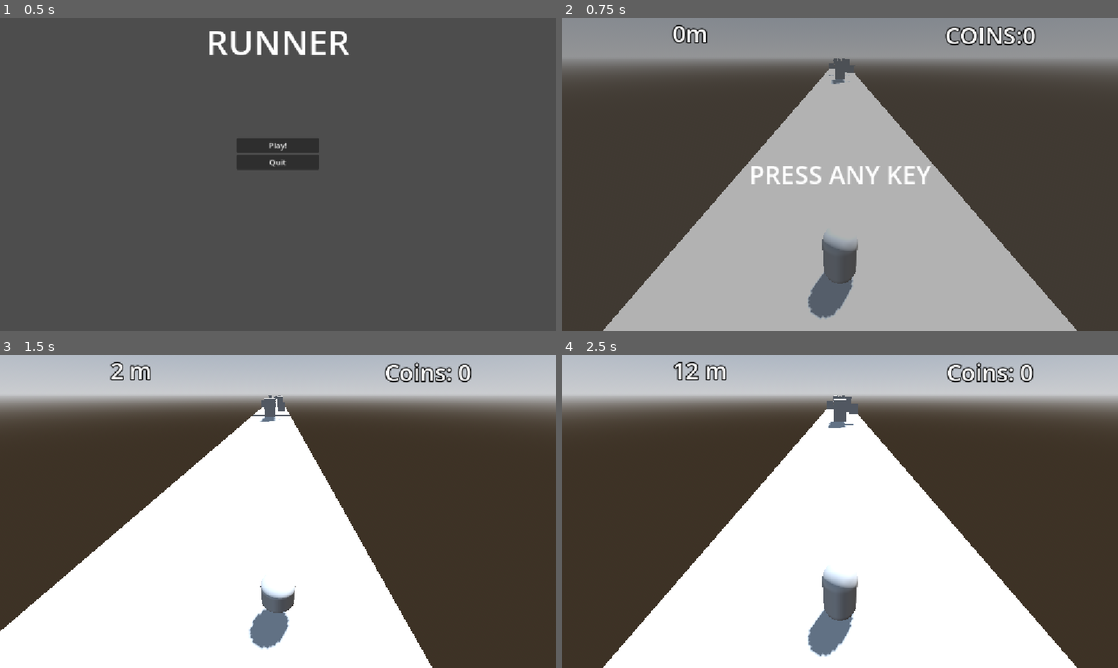
Above: before the commit, frames 1-4 (two rows, left to right).
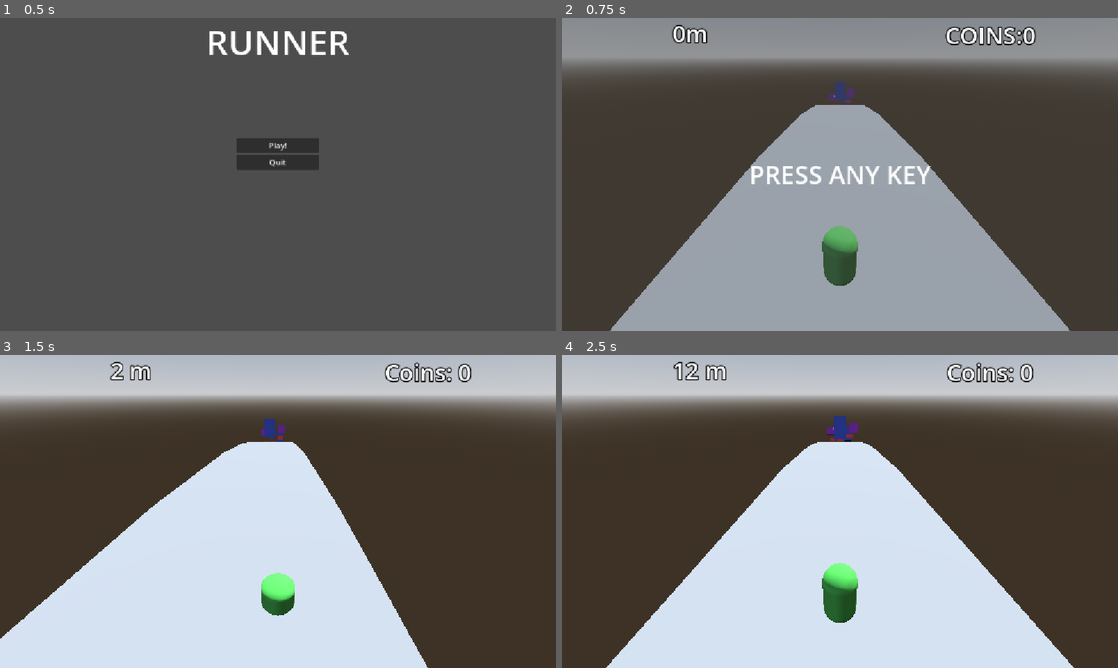
Above: after the commit, the same moments.

Repository: BorjaLia/Runner
Game: Godot game, scene res://scenes/main_menu.tscn
The game is run twice, just before and just after one commit, with the same random seed, the same clock (stepped at 60 frames per second) and the same inputs.
Inputs (mouse positions are in pixels of both pictures, inside the frame that each line leads up to):
- Up to frame 1 (0.5 s): no input
- Up to frame 2 (0.75 s): click "Play!" at 0.5 s
- Up to frame 3 (1.5 s): tap Enter at 1.25 s; move the mouse to (400, 495) at 1.27 s; hold Right (move_right) from 1.28 s (still down); tap Down (roll) at 1.35 s; click (400, 495) at 1.42 s
- Up to frame 4 (2.5 s): tap Up (jump) at 1.52, 1.55, 1.82, 2.1, 2.27 s; move the mouse to (728, 527) at 2.02 s; release Right (move_right) at 2.03 s; hold Left (move_left) from 2.03 s (still down); tap Down (roll) at 2.3 s

Frame 1 is identical in both runs. In frame 2, 20% of the frame differs, in the area x 7-93%, y 12-100%; in frame 3, 37%; in frame 4, 37%.

Commit message:
add world curve shader

Diff:
--- a/project.godot
+++ b/project.godot
@@ -56,3 +56,10 @@
 
 renderer/rendering_method="gl_compatibility"
 renderer/rendering_method.mobile="gl_compatibility"
+
+[shader_globals]
+
+world_curve={
+"type": "float",
+"value": 0.002
+}
--- a/scenes/coin.tscn
+++ b/scenes/coin.tscn
@@ -1,9 +1,15 @@
-[gd_scene load_steps=4 format=3 uid="uid://cr0oko0j4cbxu"]
+[gd_scene load_steps=6 format=3 uid="uid://cr0oko0j4cbxu"]
 
-[ext_resource type="Script" uid="uid://y47f0mwuia2h" path="res://coin.gd" id="1_rwqht"]
+[ext_resource type="Script" uid="uid://y47f0mwuia2h" path="res://scripts/coin.gd" id="1_rwqht"]
+[ext_resource type="Shader" uid="uid://c7ivu4xxheqoh" path="res://shaders/CurvedWorld.gdshader" id="2_i64fm"]
 
 [sub_resource type="CylinderMesh" id="CylinderMesh_i64fm"]
 height = 1.0
+
+[sub_resource type="ShaderMaterial" id="ShaderMaterial_i64fm"]
+render_priority = 0
+shader = ExtResource("2_i64fm")
+shader_parameter/albedo_color = Color(0.714413, 0.66772324, 0.20228145, 1)
 
 [sub_resource type="CylinderShape3D" id="CylinderShape3D_11l1o"]
 height = 1.0
@@ -13,7 +19,9 @@
 
 [node name="MeshInstance3D" type="MeshInstance3D" parent="."]
 transform = Transform3D(1, 0, 0, 0, -4.371139e-08, -1, 0, 1, -4.371139e-08, 0, 0, 0)
+cast_shadow = 0
 mesh = SubResource("CylinderMesh_i64fm")
+surface_material_override/0 = SubResource("ShaderMaterial_i64fm")
 
 [node name="CollisionShape3D" type="CollisionShape3D" parent="."]
 transform = Transform3D(1, 0, 0, 0, -4.371139e-08, -1, 0, 1, -4.371139e-08, 0, 0, 0)
--- /dev/null
+++ b/scenes/game_over_menu.tscn
@@ -0,0 +1,68 @@
+[gd_scene load_steps=3 format=3 uid="uid://bl1av3bt4emxs"]
+
+[ext_resource type="Script" uid="uid://dy1ou0yxyh0nt" path="res://scripts/game_over_menu.gd" id="1_6ebp1"]
+
+[sub_resource type="LabelSettings" id="LabelSettings_cwb3k"]
+font_size = 72
+
+[node name="GameOverMenu" type="CanvasLayer"]
+process_mode = 3
+script = ExtResource("1_6ebp1")
+
+[node name="Control" type="Control" parent="."]
+layout_mode = 3
+anchors_preset = 15
+anchor_right = 1.0
+anchor_bottom = 1.0
+grow_horizontal = 2
+grow_vertical = 2
+
+[node name="ColorRect" type="ColorRect" parent="Control"]
+layout_mode = 1
+anchors_preset = 15
+anchor_right = 1.0
+anchor_bottom = 1.0
+grow_horizontal = 2
+grow_vertical = 2
+color = Color(0.26666668, 0.26666668, 0.26666668, 0.4117647)
+
+[node name="VBoxContainer" type="VBoxContainer" parent="Control"]
+layout_mode = 1
+anchors_preset = 8
+anchor_left = 0.5
+anchor_top = 0.5
+anchor_right = 0.5
+anchor_bottom = 0.5
+offset_left = -20.0
+offset_top = -20.0
+offset_right = 20.0
+offset_bottom = 20.0
+grow_horizontal = 2
+grow_vertical = 2
+
+[node name="TitleLabel" type="Label" parent="Control/VBoxContainer"]
+layout_mode = 2
+text = "GAME OVER!
+"
+label_settings = SubResource("LabelSettings_cwb3k")
+horizontal_alignment = 1
+
+[node name="ScoreLabel" type="Label" parent="Control/VBoxContainer"]
+layout_mode = 2
+text = "Distance:0m"
+horizontal_alignment = 1
+
+[node name="CoinLabel" type="Label" parent="Control/VBoxContainer"]
+layout_mode = 2
+text = "Coins:0
+"
+horizontal_alignment = 1
+
+[node name="RetryButton" type="Button" parent="Control/VBoxContainer"]
+layout_mode = 2
+text = "Retry"
+
+[node name="MenuButton" type="Button" parent="Control/VBoxContainer"]
+layout_mode = 2
+text = "Menu
+"
--- a/scenes/main_game.tscn
+++ b/scenes/main_game.tscn
@@ -1,10 +1,11 @@
-[gd_scene load_steps=9 format=3 uid="uid://1dqu0fq0y7tr"]
+[gd_scene load_steps=10 format=3 uid="uid://1dqu0fq0y7tr"]
 
-[ext_resource type="Script" uid="uid://p7ltkjqv2ia6" path="res://scripts/LevelGenerator.gd" id="1_d2op2"]
+[ext_resource type="Script" uid="uid://p7ltkjqv2ia6" path="res://scripts/MainGame.gd" id="1_d2op2"]
 [ext_resource type="PackedScene" uid="uid://cm0jg7fhcv3bn" path="res://scenes/player.tscn" id="1_s3esy"]
 [ext_resource type="PackedScene" uid="uid://dcf6qq4idqdvc" path="res://scenes/track_segment.tscn" id="2_0rdsr"]
 [ext_resource type="PackedScene" uid="uid://c8adc4vjcpqsb" path="res://scenes/pause_menu.tscn" id="3_ipu61"]
 [ext_resource type="PackedScene" uid="uid://bcycrwy12frmi" path="res://scenes/hud.tscn" id="4_0rdsr"]
+[ext_resource type="PackedScene" uid="uid://bl1av3bt4emxs" path="res://scenes/game_over_menu.tscn" id="6_ygxny"]
 
 [sub_resource type="ProceduralSkyMaterial" id="ProceduralSkyMaterial_d2op2"]
 sky_horizon_color = Color(0.66224277, 0.6717428, 0.6867428, 1)
@@ -34,3 +35,5 @@
 [node name="Player" parent="." instance=ExtResource("1_s3esy")]
 
 [node name="HUD" parent="." instance=ExtResource("4_0rdsr")]
+
+[node name="GameOverMenu" parent="." instance=ExtResource("6_ygxny")]
--- a/scenes/main_menu.tscn
+++ b/scenes/main_menu.tscn
@@ -1,6 +1,6 @@
 [gd_scene load_steps=3 format=3 uid="uid://cxhgv1lbjn5ib"]
 
-[ext_resource type="Script" uid="uid://6no3yedmgxq3" path="res://main_menu.gd" id="1_l6cm7"]
+[ext_resource type="Script" uid="uid://6no3yedmgxq3" path="res://scripts/main_menu.gd" id="1_l6cm7"]
 
 [sub_resource type="LabelSettings" id="LabelSettings_ekxnf"]
 font_size = 72
--- a/scenes/obstacle_barrier.tscn
+++ b/scenes/obstacle_barrier.tscn
@@ -1,7 +1,14 @@
-[gd_scene load_steps=3 format=3 uid="uid://cw8du612igvjn"]
+[gd_scene load_steps=5 format=3 uid="uid://cw8du612igvjn"]
+
+[ext_resource type="Shader" uid="uid://c7ivu4xxheqoh" path="res://shaders/CurvedWorld.gdshader" id="1_kbivc"]
 
 [sub_resource type="BoxMesh" id="BoxMesh_cljjd"]
 size = Vector3(2, 1, 0.5)
+
+[sub_resource type="ShaderMaterial" id="ShaderMaterial_1o0ba"]
+render_priority = 0
+shader = ExtResource("1_kbivc")
+shader_parameter/albedo_color = Color(0.88134205, 0.29073507, 0.31676307, 1)
 
 [sub_resource type="BoxShape3D" id="BoxShape3D_kbivc"]
 size = Vector3(2, 1, 0.5)
@@ -10,7 +17,9 @@
 
 [node name="MeshInstance3D" type="MeshInstance3D" parent="."]
 transform = Transform3D(1, 0, 0, 0, 1, 0, 0, 0, 1, 0, 0.5, 0)
+cast_shadow = 0
 mesh = SubResource("BoxMesh_cljjd")
+surface_material_override/0 = SubResource("ShaderMaterial_1o0ba")
 
 [node name="CollisionShape3D" type="CollisionShape3D" parent="."]
 transform = Transform3D(1, 0, 0, 0, 1, 0, 0, 0, 1, 0, 0.5, 0)
--- a/scenes/obstacle_high.tscn
+++ b/scenes/obstacle_high.tscn
@@ -1,7 +1,14 @@
-[gd_scene load_steps=3 format=3 uid="uid://jrbkj2d0iaqt"]
+[gd_scene load_steps=5 format=3 uid="uid://jrbkj2d0iaqt"]
+
+[ext_resource type="Shader" uid="uid://c7ivu4xxheqoh" path="res://shaders/CurvedWorld.gdshader" id="1_wm2wg"]
 
 [sub_resource type="BoxMesh" id="BoxMesh_ajuda"]
 size = Vector3(2, 2, 0.5)
+
+[sub_resource type="ShaderMaterial" id="ShaderMaterial_jg4bj"]
+render_priority = 0
+shader = ExtResource("1_wm2wg")
+shader_parameter/albedo_color = Color(0.5980694, 0.23262134, 0.75504017, 1)
 
 [sub_resource type="BoxShape3D" id="BoxShape3D_wm2wg"]
 size = Vector3(2, 2, 0.5)
@@ -10,7 +17,9 @@
 
 [node name="MeshInstance3D" type="MeshInstance3D" parent="."]
 transform = Transform3D(1, 0, 0, 0, 1, 0, 0, 0, 1, 0, 2, 0)
+cast_shadow = 0
 mesh = SubResource("BoxMesh_ajuda")
+surface_material_override/0 = SubResource("ShaderMaterial_jg4bj")
 
 [node name="CollisionShape3D" type="CollisionShape3D" parent="."]
 transform = Transform3D(1, 0, 0, 0, 1, 0, 0, 0, 1, 0, 2, 0)
--- a/scenes/obstacle_train.tscn
+++ b/scenes/obstacle_train.tscn
@@ -1,7 +1,14 @@
-[gd_scene load_steps=3 format=3 uid="uid://bwomo3dd52acq"]
+[gd_scene load_steps=5 format=3 uid="uid://bwomo3dd52acq"]
+
+[ext_resource type="Shader" uid="uid://c7ivu4xxheqoh" path="res://shaders/CurvedWorld.gdshader" id="1_d3fbx"]
 
 [sub_resource type="BoxMesh" id="BoxMesh_h4ej4"]
 size = Vector3(2.5, 4, 10)
+
+[sub_resource type="ShaderMaterial" id="ShaderMaterial_y8o3x"]
+render_priority = 0
+shader = ExtResource("1_d3fbx")
+shader_parameter/albedo_color = Color(0.28148082, 0.3460244, 0.7429301, 1)
 
 [sub_resource type="BoxShape3D" id="BoxShape3D_d3fbx"]
 size = Vector3(2.5, 5, 10)
@@ -10,7 +17,9 @@
 
 [node name="MeshInstance3D" type="MeshInstance3D" parent="."]
 transform = Transform3D(1, 0, 0, 0, 1, 0, 0, 0, 1, 0, 2, 0)
+cast_shadow = 0
 mesh = SubResource("BoxMesh_h4ej4")
+surface_material_override/0 = SubResource("ShaderMaterial_y8o3x")
 
 [node name="CollisionShape3D" type="CollisionShape3D" parent="."]
 transform = Transform3D(1, 0, 0, 0, 1, 0, 0, 0, 1, 0, 1.5, 0)
--- a/scenes/pause_menu.tscn
+++ b/scenes/pause_menu.tscn
@@ -1,6 +1,6 @@
 [gd_scene load_steps=3 format=3 uid="uid://c8adc4vjcpqsb"]
 
-[ext_resource type="Script" uid="uid://bk5jw7kujpsvv" path="res://pause_menu.gd" id="1_n87rw"]
+[ext_resource type="Script" uid="uid://bk5jw7kujpsvv" path="res://scripts/pause_menu.gd" id="1_n87rw"]
 
 [sub_resource type="LabelSettings" id="LabelSettings_n87rw"]
 font_size = 52
--- a/scenes/player.tscn
+++ b/scenes/player.tscn
@@ -1,6 +1,7 @@
-[gd_scene load_steps=5 format=3 uid="uid://cm0jg7fhcv3bn"]
+[gd_scene load_steps=7 format=3 uid="uid://cm0jg7fhcv3bn"]
 
 [ext_resource type="Script" uid="uid://2kpec8ykx11u" path="res://scripts/playerController.gd" id="1_3vyb7"]
+[ext_resource type="Shader" uid="uid://c7ivu4xxheqoh" path="res://shaders/CurvedWorld.gdshader" id="2_g2els"]
 
 [sub_resource type="BoxShape3D" id="BoxShape3D_3vyb7"]
 size = Vector3(1, 2, 1)
@@ -8,6 +9,11 @@
 [sub_resource type="BoxShape3D" id="BoxShape3D_g2els"]
 
 [sub_resource type="CapsuleMesh" id="CapsuleMesh_3vyb7"]
+
+[sub_resource type="ShaderMaterial" id="ShaderMaterial_qhqgy"]
+render_priority = 0
+shader = ExtResource("2_g2els")
+shader_parameter/albedo_color = Color(0.25062445, 0.56198233, 0.23829359, 1)
 
 [node name="Player" type="CharacterBody3D"]
 transform = Transform3D(1, 0, 0, 0, 1, 0, 0, 0, 1, 0, 1, 0)
@@ -24,7 +30,9 @@
 [node name="Visuals" type="Node3D" parent="."]
 
 [node name="MeshInstance3D" type="MeshInstance3D" parent="Visuals"]
+cast_shadow = 0
 mesh = SubResource("CapsuleMesh_3vyb7")
+surface_material_override/0 = SubResource("ShaderMaterial_qhqgy")
 
 [node name="Camera3D" type="Camera3D" parent="."]
 transform = Transform3D(1, 0, 0, 0, 0.8660254, 0.5, 0, -0.5, 0.8660254, 0, 5, 4)
--- a/scenes/track_segment.tscn
+++ b/scenes/track_segment.tscn
@@ -1,13 +1,20 @@
-[gd_scene load_steps=8 format=3 uid="uid://dcf6qq4idqdvc"]
+[gd_scene load_steps=10 format=3 uid="uid://dcf6qq4idqdvc"]
 
-[ext_resource type="Script" uid="uid://bcremiwlj7skf" path="res://TrackSegment.gd" id="1_s0b40"]
+[ext_resource type="Script" uid="uid://bcremiwlj7skf" path="res://scripts/TrackSegment.gd" id="1_s0b40"]
 [ext_resource type="PackedScene" uid="uid://cw8du612igvjn" path="res://scenes/obstacle_barrier.tscn" id="2_51yx5"]
 [ext_resource type="PackedScene" uid="uid://bwomo3dd52acq" path="res://scenes/obstacle_train.tscn" id="3_l2rfu"]
 [ext_resource type="PackedScene" uid="uid://cr0oko0j4cbxu" path="res://scenes/coin.tscn" id="4_unroe"]
 [ext_resource type="PackedScene" uid="uid://jrbkj2d0iaqt" path="res://scenes/obstacle_high.tscn" id="5_l2rfu"]
+[ext_resource type="Shader" uid="uid://c7ivu4xxheqoh" path="res://shaders/CurvedWorld.gdshader" id="6_unroe"]
 
 [sub_resource type="BoxMesh" id="BoxMesh_f2wuh"]
 size = Vector3(12, 1, 20)
+
+[sub_resource type="ShaderMaterial" id="ShaderMaterial_wax37"]
+render_priority = 0
+shader = ExtResource("6_unroe")
+shader_parameter/curve_strength = 0.0010000000475
+shader_parameter/albedo_color = Color(0.44291076, 0.44291076, 0.44291073, 1)
 
 [sub_resource type="BoxShape3D" id="BoxShape3D_krt3o"]
 size = Vector3(12, 1, 20)
@@ -22,6 +29,7 @@
 [node name="FloorMesh" type="MeshInstance3D" parent="."]
 transform = Transform3D(1, 0, 0, 0, 1, 0, 0, 0, 1, 0, -0.5, 0)
 mesh = SubResource("BoxMesh_f2wuh")
+surface_material_override/0 = SubResource("ShaderMaterial_wax37")
 
 [node name="StaticBody3D" type="StaticBody3D" parent="FloorMesh"]
 
--- a/scripts/LevelGenerator.gd
+++ b/scripts/MainGame.gd
@@ -1,7 +1,6 @@
 extends Node3D
 
 @export var track_scene: PackedScene
-
 var segment_length: float = 20.0
 var amount_to_spawn: int = 15
 var spawn_z: float = 0.0
@@ -11,17 +10,19 @@
 var max_speed: float = 25.0
 
 @onready var player: CharacterBody3D = $Player
+@onready var game_over_menu: CanvasLayer = $GameOverMenu
 
 func _ready() -> void:
+	if player.has_signal("player_crashed"):
+		player.player_crashed.connect(_on_player_crashed)
+
 	spawn_z = 0.0
-
 	for i in range(amount_to_spawn):
 		var is_safe_zone = i < 3
 		spawn_segment(is_safe_zone)
 
 func _process(delta: float) -> void:
 	var player_z = player.global_position.z
-
 	if spawn_z - player_z > -140.0:
 		spawn_segment(false)
 
@@ -40,3 +41,6 @@
 		if Global.speed < max_speed:
 			Global.increase_speed()
 			print("Speed Up! New Speed: ", Global.speed)
+
+func _on_player_crashed() -> void:
+	game_over_menu.show_screen(Global.score, Global.coins)
--- /dev/null
+++ b/scripts/game_over_menu.gd
@@ -0,0 +1,30 @@
+extends CanvasLayer
+
+@onready var score_label: Label = $Control/VBoxContainer/ScoreLabel
+@onready var coin_label: Label = $Control/VBoxContainer/CoinLabel
+@onready var content: Control = $Control
+
+const MAIN_MENU_PATH: String = "res://scenes//main_menu.tscn"
+
+func _ready() -> void:
+	content.visible = false
+
+	$Control/VBoxContainer/RetryButton.pressed.connect(_on_retry_pressed)
+	$Control/VBoxContainer/MenuButton.pressed.connect(_on_menu_pressed)
+
+func show_screen(final_score: int, final_coins: int) -> void:
+	score_label.text = "Distance: " + str(final_score) + "m"
+	coin_label.text = "Coins Collected: " + str(final_coins)
+
+	content.visible = true
+
+	get_tree().paused = true
+
+func _on_retry_pressed() -> void:
+	Global.reset_game()
+	get_tree().paused = false
+	get_tree().reload_current_scene()
+
+func _on_menu_pressed() -> void:
+	get_tree().paused = false
+	get_tree().change_scene_to_file(MAIN_MENU_PATH)
--- a/scripts/playerController.gd
+++ b/scripts/playerController.gd
@@ -1,4 +1,6 @@
 extends CharacterBody3D
+
+signal player_crashed
 
 @export var jump_force: float = 10.0
 @export var gravity: float = 20.0
@@ -21,7 +23,10 @@
 
 	_handle_input()
 
-	velocity.z = -Global.speed
+	if not is_dead:
+		velocity.z = -Global.speed
+	else:
+		velocity.z = 0
 
 	velocity.x = 0
 	var dynamic_lane_speed = lane_speed * (Global.speed / Global.initial_speed)
@@ -40,32 +45,30 @@
 		if collider.is_in_group("obstacle"):
 			var normal = collision.get_normal()
 
-			if normal.z > 0.5:
-				game_over()
-
+			if normal.z > 0.8:
+				game_over(collider.name)
 			elif abs(normal.x) > 0.5:
 				var bounce_dir = sign(normal.x)
-
 				change_lane(int(bounce_dir))
 
 func _handle_input() -> void:
+	if is_dead: return
+
 	if Input.is_action_just_pressed("move_left"):
 		change_lane(-1)
 	elif Input.is_action_just_pressed("move_right"):
 		change_lane(1)
 
 	if Input.is_action_just_pressed("jump") and is_on_floor():
-		if is_rolling:
-			stop_roll()
+		if is_rolling: stop_roll()
 		velocity.y = jump_force
 
 	if Input.is_action_just_pressed("roll"):
-		if is_on_floor():
-			start_roll()
-		else:
-			velocity.y = -jump_force * 1.5
+		if is_on_floor(): start_roll()
+		else: velocity.y = -jump_force * 1.5
 
 func change_lane(direction: int) -> void:
+	if is_dead: return
 	current_lane += direction
 	current_lane = clamp(current_lane, -1, 1)
 	target_x = current_lane * Global.LANE_WIDTH
@@ -73,15 +76,11 @@
 func start_roll() -> void:
 	if is_rolling: return
 	is_rolling = true
-
 	col_stand.disabled = true
 	col_roll.disabled = false
 	visuals.scale.y = 0.5
-
 	await get_tree().create_timer(1.0).timeout
-
-	if not is_dead:
-		stop_roll()
+	if not is_dead: stop_roll()
 
 func stop_roll() -> void:
 	is_rolling = false
@@ -89,9 +88,10 @@
 	col_roll.disabled = true
 	visuals.scale.y = 1.0
 
-func game_over() -> void:
+func game_over(killer_name: String = "Unknown") -> void:
 	if is_dead: return
 	is_dead = true
-	print("CRASH! Distance: ", Global.score, " Coins: ", Global.coins)
-	Global.reset_game()
-	get_tree().reload_current_scene()
+
+	print("CRASH caused by: ", killer_name)
+
+	player_crashed.emit()
--- /dev/null
+++ b/shaders/CurvedWorld.gdshader
@@ -0,0 +1,25 @@
+shader_type spatial;
+render_mode skip_vertex_transform;
+
+global uniform float world_curve;
+
+uniform sampler2D albedo_texture : source_color;
+uniform vec4 albedo_color : source_color = vec4(1.0, 1.0, 1.0, 1.0);
+
+void vertex() {
+	vec4 view_pos = MODELVIEW_MATRIX * vec4(VERTEX, 1.0);
+
+	float dist = view_pos.z;
+	view_pos.y -= dist * dist * world_curve;
+
+	VERTEX = view_pos.xyz;
+
+	NORMAL = normalize(MODELVIEW_NORMAL_MATRIX * NORMAL);
+	TANGENT = normalize(MODELVIEW_NORMAL_MATRIX * TANGENT);
+	BINORMAL = normalize(MODELVIEW_NORMAL_MATRIX * BINORMAL);
+}
+
+void fragment() {
+	vec4 tex_color = texture(albedo_texture, UV);
+	ALBEDO = albedo_color.rgb * tex_color.rgb;
+}
Renamed: scripts/LevelGenerator.gd.uid -> scripts/MainGame.gd.uid
Renamed: TrackSegment.gd -> scripts/TrackSegment.gd
Renamed: TrackSegment.gd.uid -> scripts/TrackSegment.gd.uid
Renamed: coin.gd -> scripts/coin.gd
Renamed: coin.gd.uid -> scripts/coin.gd.uid
Not shown, added: scripts/game_over_menu.gd.uid
Renamed: main_menu.gd -> scripts/main_menu.gd
Renamed: main_menu.gd.uid -> scripts/main_menu.gd.uid
Renamed: pause_menu.gd -> scripts/pause_menu.gd
Renamed: pause_menu.gd.uid -> scripts/pause_menu.gd.uid
Not shown, added: shaders/CurvedWorld.gdshader.uid
